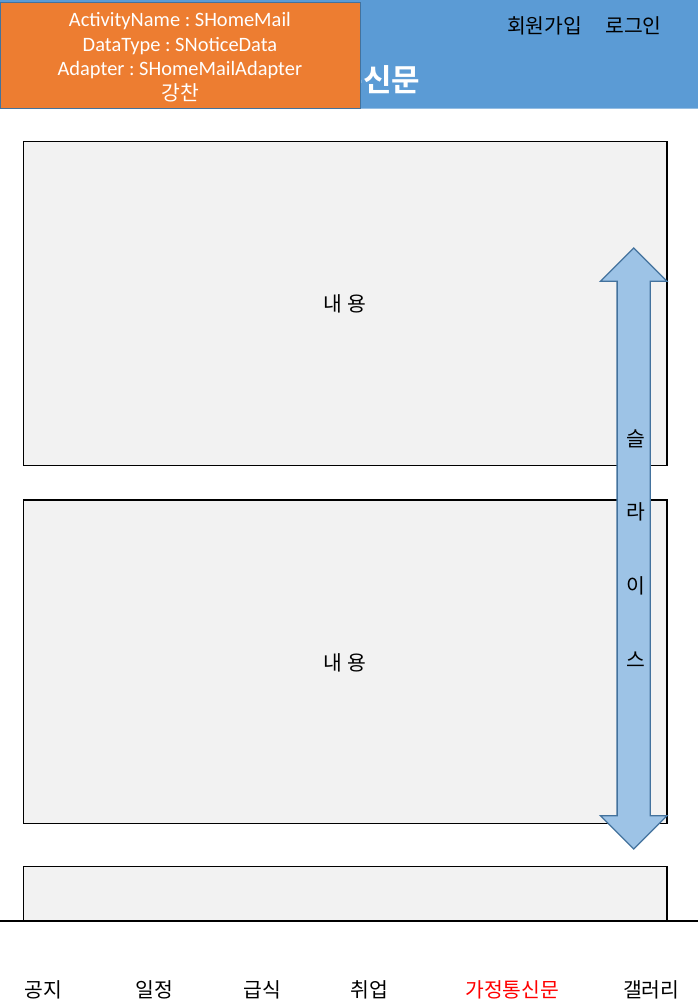
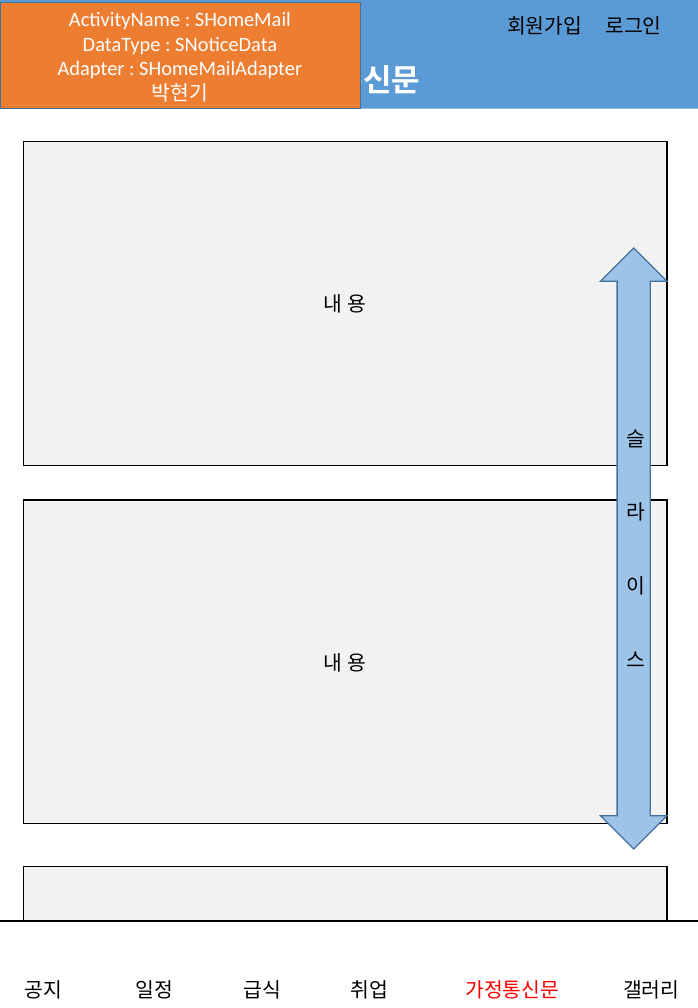
Before and after one commit to jungho-shin/SIHSchool, a slide deck: slide 10 of app/src/main/assets/어플_스토리보드.pptx. Drawn at 698x1008 pixels with LibreOffice and Linux fonts; fonts in the diff are those of the drawing; background and template pictures are left out. Boxes give left, top, right and bottom in pixels: in the first picture for what was removed or moved away, otherwise in the second. Text is boxed around its words. In the diff, an @@ line names an element or a change of style, - is before the commit and + after.

```diff
--- a/app/src/main/assets/어플_스토리보드.pptx
+++ b/app/src/main/assets/어플_스토리보드.pptx
@@ text in rectangle at (x1=152, y1=83, x2=208, y2=102): text changed @@
-강찬
+박현기
```
Also in this commit, not shown: 6 other slides changed.
